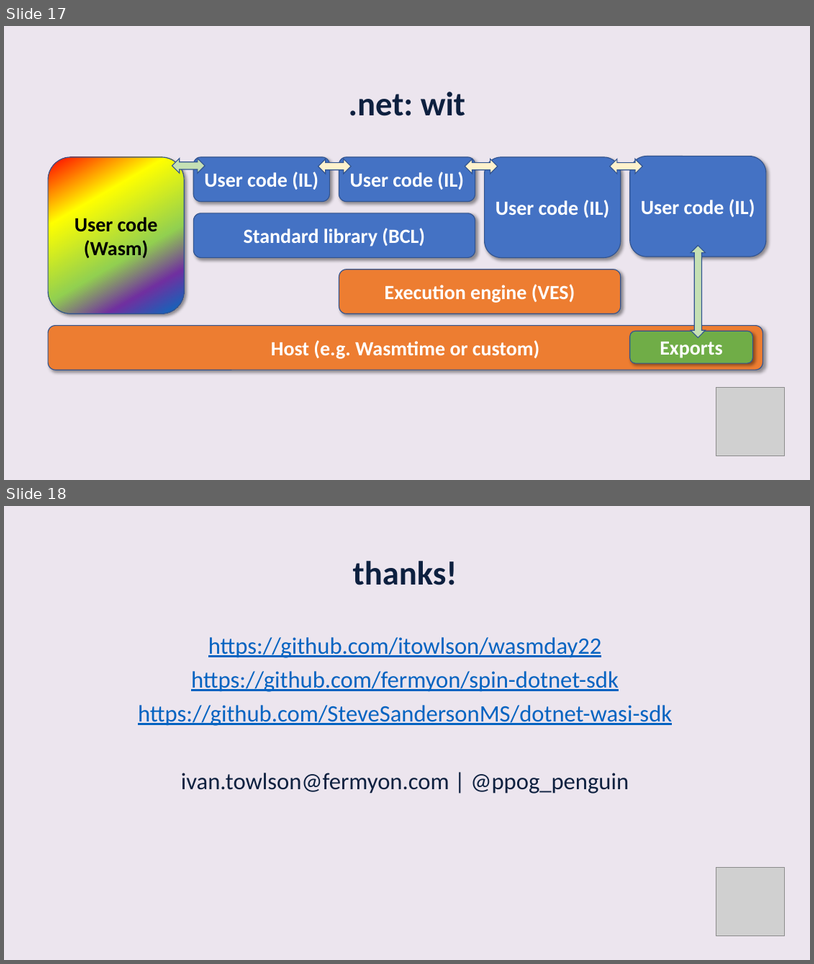
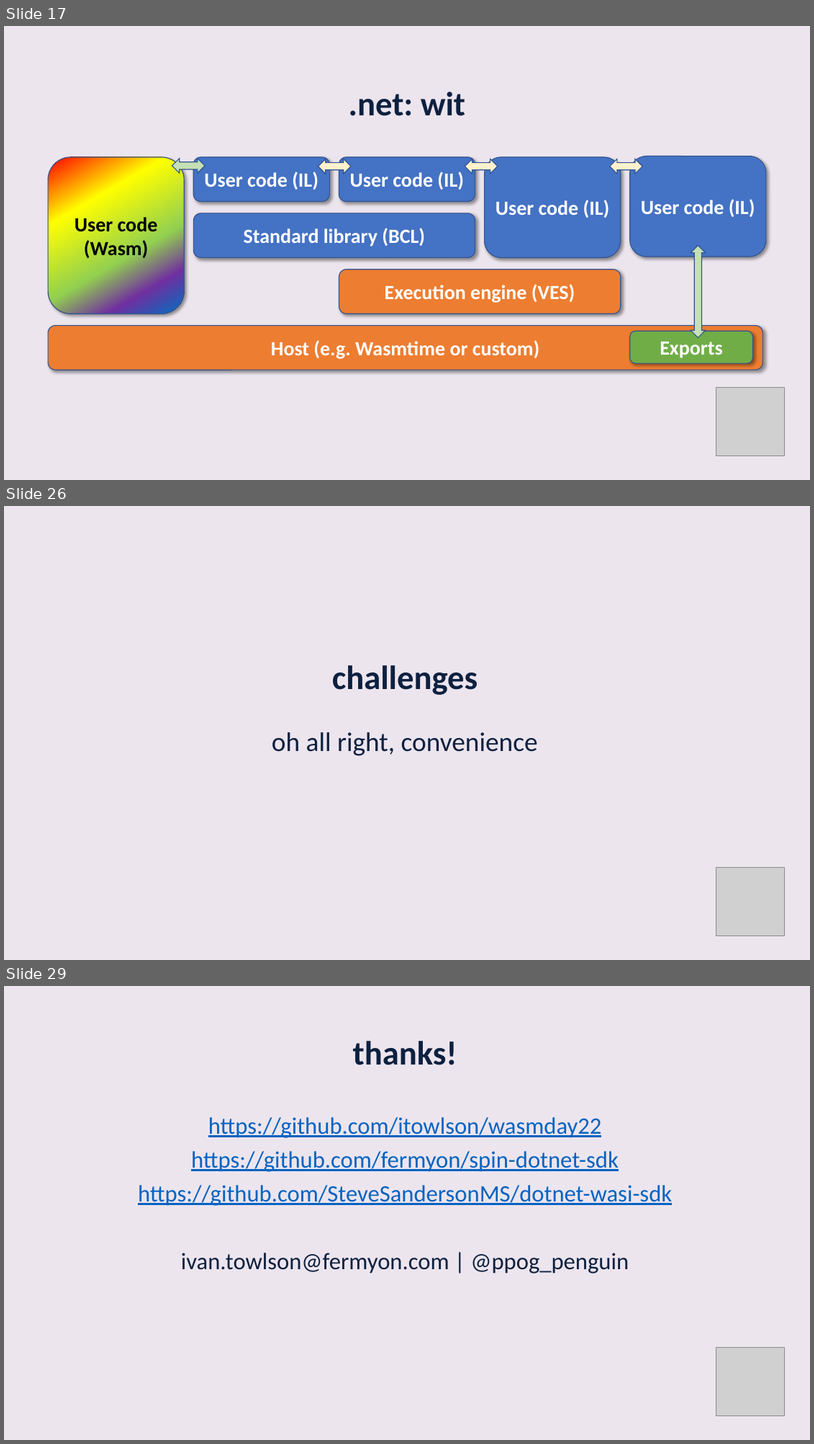
Before and after one commit to itowlson/wasmday22, a slide deck: slides/Wasm Interfaces and .NET.pptx. Shown one above the other, each under a label of ours: slides 17 and 18 before the commit, slides 17, 26 and 29 after it; the slides between them are not shown. The pictures are 814x964 and 814x1444 pixels, drawn with LibreOffice and Linux fonts; fonts in the diff are those of the drawing; grey boxes stand for pictures. Boxes give left, top, right and bottom in pixels: in the first picture for what was removed or moved away, otherwise in the second. Text is boxed around its words. In the diff, an @@ line names an element or a change of style, - is before the commit and + after.

```diff
--- a/slides/Wasm Interfaces and .NET.pptx
+++ b/slides/Wasm Interfaces and .NET.pptx
@@ slide 26 added at bbox=[4, 506, 810, 960], background #ECE5EE @@
@@ title added at bbox=[332, 665, 478, 695], 40 pt, text #0D203F, bold @@
+challenges
@@ text added at bbox=[272, 732, 538, 756], 32 pt, text #0D203F @@
+oh all right, convenience
@@ picture added at bbox=[716, 867, 785, 936] @@
@@ what was slide 18 is now slide 29 @@
```
Also in this commit, not shown: 10 other slides added.
